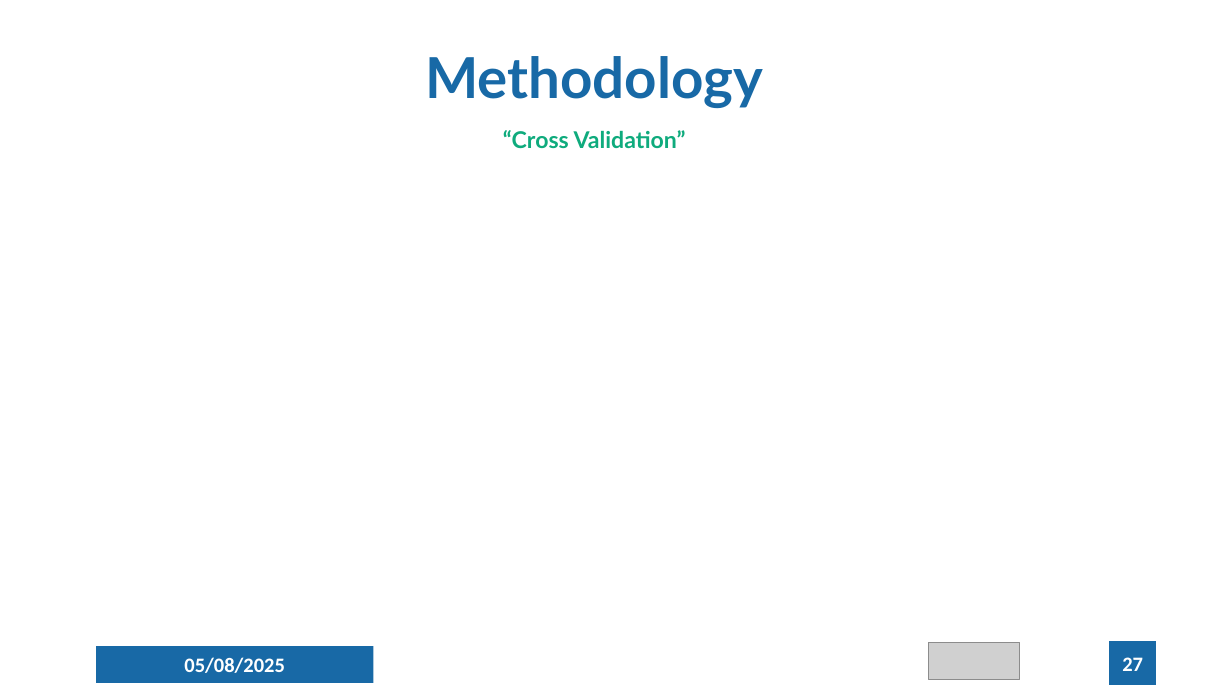
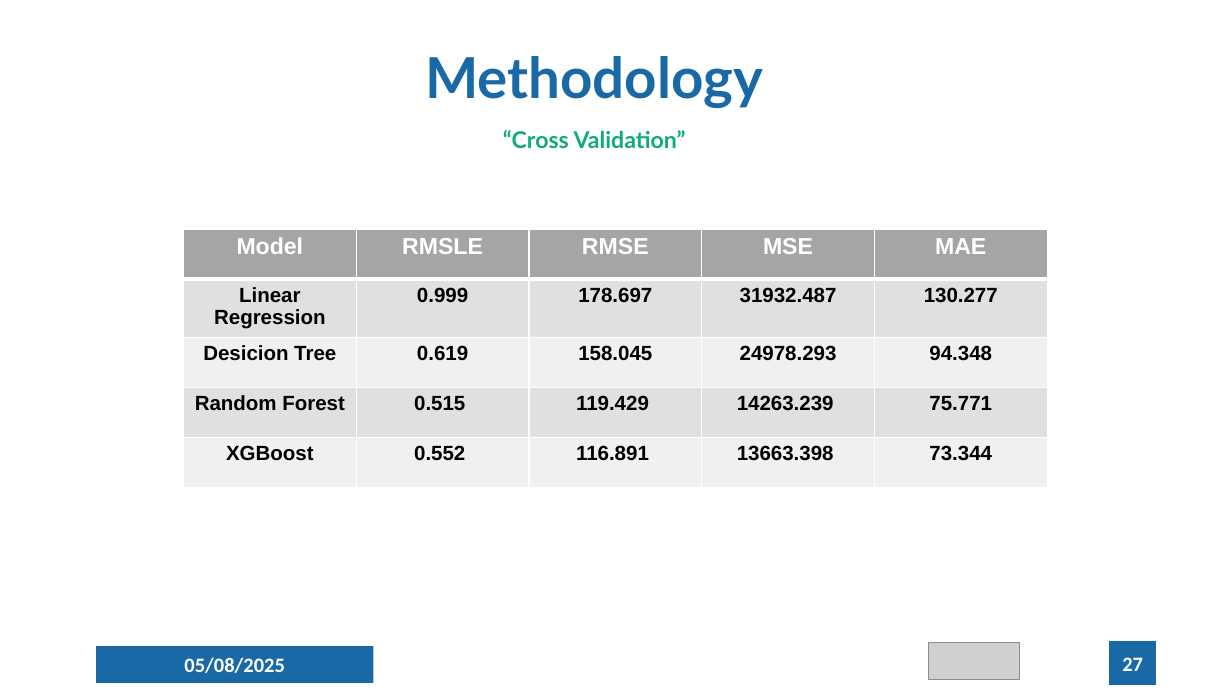
Before and after one commit to AbdallahGasem/Sales-Forecasting-and-Demand-Prediction, a slide deck: slide 27 of Docs/Presentation/Pre_Final.pptx. Drawn at 1232x693 pixels with LibreOffice and Linux fonts; fonts in the diff are those of the drawing; grey boxes stand for pictures; background and template pictures are left out. Boxes give left, top, right and bottom in pixels: in the first picture for what was removed or moved away, otherwise in the second. Text is boxed around its words. In the diff, an @@ line names an element or a change of style, - is before the commit and + after.

```diff
--- a/Docs/Presentation/Pre_Final.pptx
+++ b/Docs/Presentation/Pre_Final.pptx
@@ table added at box(184, 229, 1048, 488), 5 rows, 5 columns @@
+Model | RMSLE | RMSE | MSE | MAE
+Linear Regression | 0.999 | 178.697 | 31932.487 | 130.277
+Desicion Tree | 0.619 | 158.045 | 24978.293 | 94.348
+Random Forest | 0.515 | 119.429 | 14263.239 | 75.771
+XGBoost | 0.552 | 116.891 | 13663.398 | 73.344
```
Also in this commit, not shown: 2 other slides changed, 11 other files.
